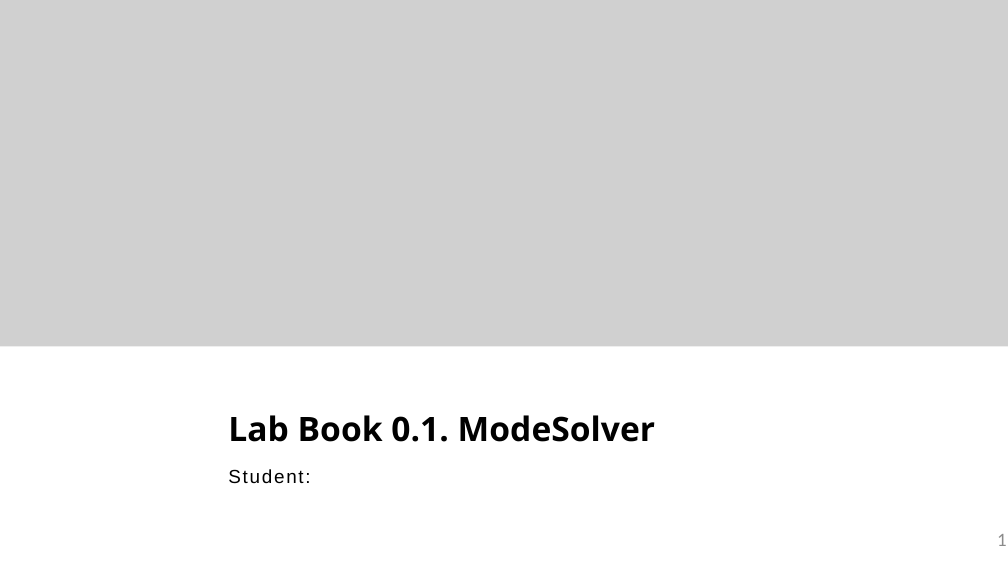
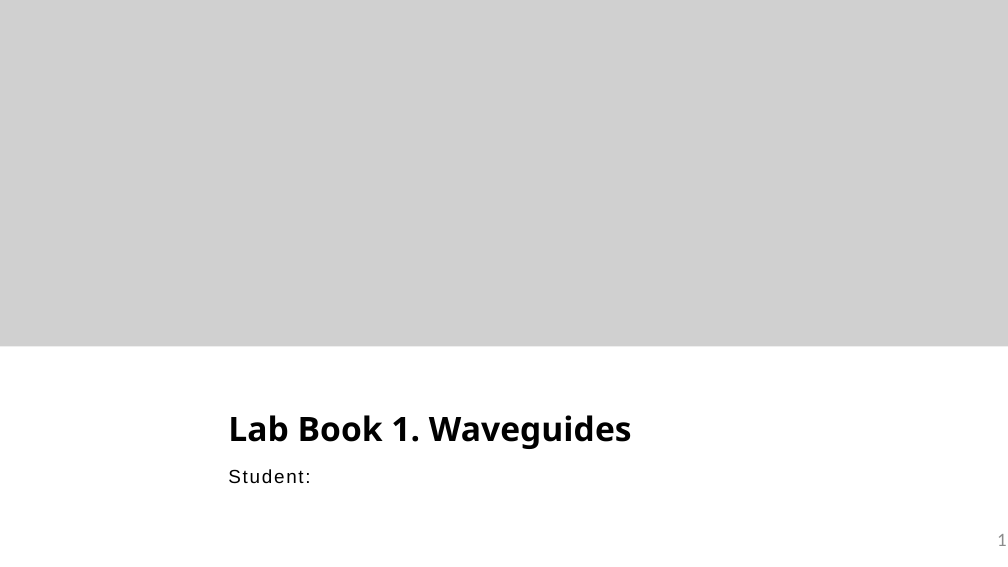
Before and after one commit to nordin001/pdk_UPVfab_v2, a slide deck: slide 1 of training/IPSP/Lab1/LabBook_010.pptx. Drawn at 1008x567 pixels with LibreOffice and Linux fonts; fonts in the diff are those of the drawing; grey boxes stand for pictures; background and template pictures are left out. Boxes give left, top, right and bottom in pixels: in the first picture for what was removed or moved away, otherwise in the second. Text is boxed around its words. In the diff, an @@ line names an element or a change of style, - is before the commit and + after.

```diff
--- a/training/IPSP/Lab1/LabBook_010.pptx
+++ b/training/IPSP/Lab1/LabBook_010.pptx
@@ text at <box>228,415,632,449</box>: text changed @@
-Lab Book 0.1. ModeSolver
+Lab Book 1. Waveguides
```
Also in this commit, not shown: 2 slides added, 1 other file.
